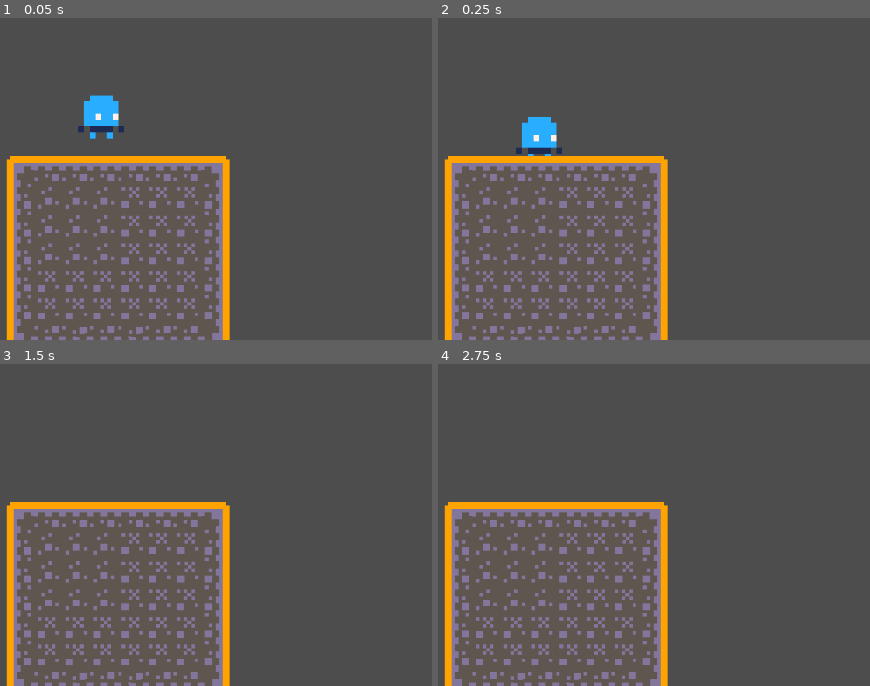
Above: before the commit, frames 1-4 (two rows, left to right).
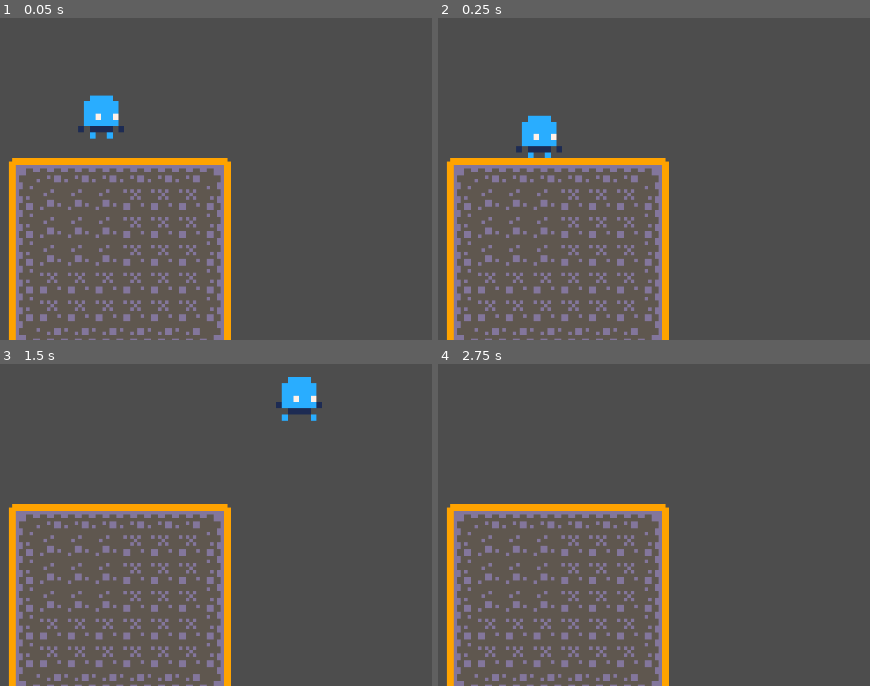
Above: after the commit, the same moments.

Repository: Luigi573/Platforming-Godot-Game
Game: Godot game, scene res://Level_1.tscn
Two runs of this game, one before a commit and one after it. Both use one fixed random seed, a clock stepped at 60 frames per second and the inputs below.
Inputs:
- Up to frame 1 (0.05 s): no input
- Up to frame 2 (0.25 s): no input
- Up to frame 3 (1.5 s): hold D (right) from 0.53 s (still down); tap Space (jump) at 0.77 s
- Up to frame 4 (2.75 s): tap Space (jump) at 1.52 s; release D (right) at 2.03 s; hold A (left) from 2.03 s (still down)

The runs differ from the first frame. In frame 1, 8.3% of the frame differs, in the area x 1-54%, y 42-100%; in frame 2, 8.5%; in frame 3, 9.3%, in the area x 1-75%, y 4-100%; in frame 4, 8.3%.

Commit message:
TileMap adjustments
Adjusted tiles to avoid overflow using spacing and appropriate sizes. Also added collisions

Diff:
--- a/Godot/Level_1.tscn
+++ b/Godot/Level_1.tscn
@@ -6,7 +6,7 @@
 [ext_resource type="Texture2D" uid="uid://cdn1sejh2781f" path="res://kenney_pico-8-platformer/Transparent/Tiles/tile_0107.png" id="5_2rfsm"]
 
 [sub_resource type="RectangleShape2D" id="RectangleShape2D_hd0i1"]
-size = Vector2(39.5, 50)
+size = Vector2(52, 59)
 
 [sub_resource type="Animation" id="Animation_epf4n"]
 resource_name = "Walking"
@@ -31,183 +31,303 @@
 
 [sub_resource type="TileSetAtlasSource" id="TileSetAtlasSource_6mrfj"]
 texture = ExtResource("4_io3sc")
-texture_region_size = Vector2i(9, 9)
-0:0/0 = 0
+separation = Vector2i(1, 1)
+texture_region_size = Vector2i(8, 8)
 1:0/0 = 0
+1:0/0/physics_layer_0/linear_velocity = Vector2(0, 0)
+1:0/0/physics_layer_0/angular_velocity = 0.0
+1:0/0/physics_layer_0/polygon_0/points = PackedVector2Array(-4, -4, 4, -4, 4, 4, -4, 4)
 2:0/0 = 0
+2:0/0/physics_layer_0/linear_velocity = Vector2(0, 0)
+2:0/0/physics_layer_0/angular_velocity = 0.0
+2:0/0/physics_layer_0/polygon_0/points = PackedVector2Array(-4, -4, 4, -4, 4, 4, -4, 4)
 3:0/0 = 0
+3:0/0/physics_layer_0/linear_velocity = Vector2(0, 0)
+3:0/0/physics_layer_0/angular_velocity = 0.0
+3:0/0/physics_layer_0/polygon_0/points = PackedVector2Array(-4, -4, 4, -4, 4, 4, -4, 4)
 4:0/0 = 0
+4:0/0/physics_layer_0/linear_velocity = Vector2(0, 0)
+4:0/0/physics_layer_0/angular_velocity = 0.0
+4:0/0/physics_layer_0/polygon_0/points = PackedVector2Array(-4, -4, 4, -4, 4, 4, -4, 4)
 5:0/0 = 0
+5:0/0/physics_layer_0/linear_velocity = Vector2(0, 0)
+5:0/0/physics_layer_0/angular_velocity = 0.0
+5:0/0/physics_layer_0/polygon_0/points = PackedVector2Array(-4, -4, 4, -4, 4, 4, -4, 4)
 6:0/0 = 0
+6:0/0/physics_layer_0/linear_velocity = Vector2(0, 0)
+6:0/0/physics_layer_0/angular_velocity = 0.0
 7:0/0 = 0
+7:0/0/physics_layer_0/linear_velocity = Vector2(0, 0)
+7:0/0/physics_layer_0/angular_velocity = 0.0
 0:1/0 = 0
+0:1/0/physics_layer_0/linear_velocity = Vector2(0, 0)
+0:1/0/physics_layer_0/angular_velocity = 0.0
 1:1/0 = 0
+1:1/0/physics_layer_0/linear_velocity = Vector2(0, 0)
+1:1/0/physics_layer_0/angular_velocity = 0.0
+1:1/0/physics_layer_0/polygon_0/points = PackedVector2Array(-4, -4, 4, -4, 4, 4, -4, 4)
 2:1/0 = 0
+2:1/0/physics_layer_0/linear_velocity = Vector2(0, 0)
+2:1/0/physics_layer_0/angular_velocity = 0.0
+2:1/0/physics_layer_0/polygon_0/points = PackedVector2Array(-4, -4, 4, -4, 4, 4, -4, 4)
 3:1/0 = 0
+3:1/0/physics_layer_0/linear_velocity = Vector2(0, 0)
+3:1/0/physics_layer_0/angular_velocity = 0.0
+3:1/0/physics_layer_0/polygon_0/points = PackedVector2Array(-4, -4, 4, -4, 4, 4, -4, 4)
 4:1/0 = 0
+4:1/0/physics_layer_0/linear_velocity = Vector2(0, 0)
+4:1/0/physics_layer_0/angular_velocity = 0.0
+4:1/0/physics_layer_0/polygon_0/points = PackedVector2Array(-4, -4, 4, -4, 4, 4, -4, 4)
 5:1/0 = 0
+5:1/0/physics_layer_0/linear_velocity = Vector2(0, 0)
+5:1/0/physics_layer_0/angular_velocity = 0.0
+5:1/0/physics_layer_0/polygon_0/points = PackedVector2Array(-4, -4, 4, -4, 4, 4, -4, 4)
 6:1/0 = 0
+6:1/0/physics_layer_0/linear_velocity = Vector2(0, 0)
+6:1/0/physics_layer_0/angular_velocity = 0.0
 7:1/0 = 0
+7:1/0/physics_layer_0/linear_velocity = Vector2(0, 0)
+7:1/0/physics_layer_0/angular_velocity = 0.0
 0:2/0 = 0
+0:2/0/physics_layer_0/linear_velocity = Vector2(0, 0)
+0:2/0/physics_layer_0/angular_velocity = 0.0
 1:2/0 = 0
+1:2/0/physics_layer_0/linear_velocity = Vector2(0, 0)
+1:2/0/physics_layer_0/angular_velocity = 0.0
+1:2/0/physics_layer_0/polygon_0/points = PackedVector2Array(-4, -4, 4, -4, 4, 4, -4, 4)
 2:2/0 = 0
+2:2/0/physics_layer_0/linear_velocity = Vector2(0, 0)
+2:2/0/physics_layer_0/angular_velocity = 0.0
+2:2/0/physics_layer_0/polygon_0/points = PackedVector2Array(-4, -4, 4, -4, 4, 4, -4, 4)
 3:2/0 = 0
+3:2/0/physics_layer_0/linear_velocity = Vector2(0, 0)
+3:2/0/physics_layer_0/angular_velocity = 0.0
+3:2/0/physics_layer_0/polygon_0/points = PackedVector2Array(-4, -4, 4, -4, 4, 4, -4, 4)
 4:2/0 = 0
+4:2/0/physics_layer_0/linear_velocity = Vector2(0, 0)
+4:2/0/physics_layer_0/angular_velocity = 0.0
+4:2/0/physics_layer_0/polygon_0/points = PackedVector2Array(-4, -4, 4, -4, 4, 4, -4, 4)
 5:2/0 = 0
+5:2/0/physics_layer_0/linear_velocity = Vector2(0, 0)
+5:2/0/physics_layer_0/angular_velocity = 0.0
+5:2/0/physics_layer_0/polygon_0/points = PackedVector2Array(-4, -4, 4, -4, 4, 4, -4, 4)
 6:2/0 = 0
+6:2/0/physics_layer_0/linear_velocity = Vector2(0, 0)
+6:2/0/physics_layer_0/angular_velocity = 0.0
 7:2/0 = 0
+7:2/0/physics_layer_0/linear_velocity = Vector2(0, 0)
+7:2/0/physics_layer_0/angular_velocity = 0.0
 0:3/0 = 0
+0:3/0/physics_layer_0/linear_velocity = Vector2(0, 0)
+0:3/0/physics_layer_0/angular_velocity = 0.0
 1:3/0 = 0
+1:3/0/physics_layer_0/linear_velocity = Vector2(0, 0)
+1:3/0/physics_layer_0/angular_velocity = 0.0
 2:3/0 = 0
+2:3/0/physics_layer_0/linear_velocity = Vector2(0, 0)
+2:3/0/physics_layer_0/angular_velocity = 0.0
+2:3/0/physics_layer_0/polygon_0/points = PackedVector2Array(-4, -4, 4, -4, 4, 4, -4, 4)
 3:3/0 = 0
+3:3/0/physics_layer_0/linear_velocity = Vector2(0, 0)
+3:3/0/physics_layer_0/angular_velocity = 0.0
+3:3/0/physics_layer_0/polygon_0/points = PackedVector2Array(-4, -4, 4, -4, 4, 4, -4, 4)
 4:3/0 = 0
+4:3/0/physics_layer_0/linear_velocity = Vector2(0, 0)
+4:3/0/physics_layer_0/angular_velocity = 0.0
+4:3/0/physics_layer_0/polygon_0/points = PackedVector2Array(-4, -4, 4, -4, 4, 4, -4, 4)
 5:3/0 = 0
+5:3/0/physics_layer_0/linear_velocity = Vector2(0, 0)
+5:3/0/physics_layer_0/angular_velocity = 0.0
+5:3/0/physics_layer_0/polygon_0/points = PackedVector2Array(-4, -4, 4, -4, 4, 4, -4, 4)
 6:3/0 = 0
+6:3/0/physics_layer_0/linear_velocity = Vector2(0, 0)
+6:3/0/physics_layer_0/angular_velocity = 0.0
 7:3/0 = 0
+7:3/0/physics_layer_0/linear_velocity = Vector2(0, 0)
+7:3/0/physics_layer_0/angular_velocity = 0.0
 0:4/0 = 0
+0:4/0/physics_layer_0/linear_velocity = Vector2(0, 0)
+0:4/0/physics_layer_0/angular_velocity = 0.0
 1:4/0 = 0
+1:4/0/physics_layer_0/linear_velocity = Vector2(0, 0)
+1:4/0/physics_layer_0/angular_velocity = 0.0
 2:4/0 = 0
+2:4/0/physics_layer_0/linear_velocity = Vector2(0, 0)
+2:4/0/physics_layer_0/angular_velocity = 0.0
+2:4/0/physics_layer_0/polygon_0/points = PackedVector2Array(-4, -4, 4, -4, 4, 4, -4, 4)
 3:4/0 = 0
+3:4/0/physics_layer_0/linear_velocity = Vector2(0, 0)
+3:4/0/physics_layer_0/angular_velocity = 0.0
+3:4/0/physics_layer_0/polygon_0/points = PackedVector2Array(-4, -4, 4, -4, 4, 4, -4, 4)
 4:4/0 = 0
+4:4/0/physics_layer_0/linear_velocity = Vector2(0, 0)
+4:4/0/physics_layer_0/angular_velocity = 0.0
+4:4/0/physics_layer_0/polygon_0/points = PackedVector2Array(-4, -4, 4, -4, 4, 4, -4, 4)
+9:4/0 = 0
+9:4/0/physics_layer_0/linear_velocity = Vector2(0, 0)
+9:4/0/physics_layer_0/angular_velocity = 0.0
+9:4/0/physics_layer_0/polygon_0/points = PackedVector2Array(-4, -4, 4, -4, 4, 4, -4, 4)
+10:4/0 = 0
+10:4/0/physics_layer_0/linear_velocity = Vector2(0, 0)
+10:4/0/physics_layer_0/angular_velocity = 0.0
+10:4/0/physics_layer_0/polygon_0/points = PackedVector2Array(-4, -4, 4, -4, 4, 4, -4, 4)
+10:5/0 = 0
+10:5/0/physics_layer_0/linear_velocity = Vector2(0, 0)
+10:5/0/physics_layer_0/angular_velocity = 0.0
+10:5/0/physics_layer_0/polygon_0/points = PackedVector2Array(-4, -4, 4, -4, 4, 4, -4, 4)
+11:5/0 = 0
+11:5/0/physics_layer_0/linear_velocity = Vector2(0, 0)
+11:5/0/physics_layer_0/angular_velocity = 0.0
+11:5/0/physics_layer_0/polygon_0/points = PackedVector2Array(-4, -4, 4, -4, 4, 4, -4, 4)
+8:0/0 = 0
+8:0/0/physics_layer_0/linear_velocity = Vector2(0, 0)
+8:0/0/physics_layer_0/angular_velocity = 0.0
+9:0/0 = 0
+9:0/0/physics_layer_0/linear_velocity = Vector2(0, 0)
+9:0/0/physics_layer_0/angular_velocity = 0.0
+9:0/0/physics_layer_0/polygon_0/points = PackedVector2Array(-4, -4, 4, -4, 4, 4, -4, 4)
+10:0/0 = 0
+10:0/0/physics_layer_0/linear_velocity = Vector2(0, 0)
+10:0/0/physics_layer_0/angular_velocity = 0.0
+10:0/0/physics_layer_0/polygon_0/points = PackedVector2Array(-4, -4, 4, -4, 4, 4, -4, 4)
+11:1/0 = 0
+11:1/0/physics_layer_0/linear_velocity = Vector2(0, 0)
+11:1/0/physics_layer_0/angular_velocity = 0.0
+11:1/0/physics_layer_0/polygon_0/points = PackedVector2Array(-4, -4, 4, -4, 4, 4, -4, 4)
+12:1/0 = 0
+12:1/0/physics_layer_0/linear_velocity = Vector2(0, 0)
+12:1/0/physics_layer_0/angular_velocity = 0.0
+12:1/0/physics_layer_0/polygon_0/points = PackedVector2Array(-4, -4, 4, -4, 4, 4, -4, 4)
+13:1/0 = 0
+13:1/0/physics_layer_0/linear_velocity = Vector2(0, 0)
+13:1/0/physics_layer_0/angular_velocity = 0.0
+13:1/0/physics_layer_0/polygon_0/points = PackedVector2Array(-4, -4, 4, -4, 4, 4, -4, 4)
+14:1/0 = 0
+14:1/0/physics_layer_0/linear_velocity = Vector2(0, 0)
+14:1/0/physics_layer_0/angular_velocity = 0.0
+14:1/0/physics_layer_0/polygon_0/points = PackedVector2Array(-4, -4, 4, -4, 4, 4, -4, 4)
+11:3/0 = 0
+11:3/0/physics_layer_0/linear_velocity = Vector2(0, 0)
+11:3/0/physics_layer_0/angular_velocity = 0.0
+11:3/0/physics_layer_0/polygon_0/points = PackedVector2Array(-4, -4, 4, -4, 4, 4, -4, 4)
+11:2/0 = 0
+11:2/0/physics_layer_0/linear_velocity = Vector2(0, 0)
+11:2/0/physics_layer_0/angular_velocity = 0.0
+11:2/0/physics_layer_0/polygon_0/points = PackedVector2Array(-4, -4, 4, -4, 4, 4, -4, 4)
+13:0/0 = 0
+13:0/0/physics_layer_0/linear_velocity = Vector2(0, 0)
+13:0/0/physics_layer_0/angular_velocity = 0.0
+13:0/0/physics_layer_0/polygon_0/points = PackedVector2Array(-4, 4, 4, 4, 4, -4, 2.9375, -4, -4, 2.875)
+14:0/0 = 0
+14:0/0/physics_layer_0/linear_velocity = Vector2(0, 0)
+14:0/0/physics_layer_0/angular_velocity = 0.0
+14:0/0/physics_layer_0/polygon_0/points = PackedVector2Array(-4, -4, -4, 4, 4, 4, 4, 2.625, -3.125, -4)
+12:0/0 = 0
+12:0/0/physics_layer_0/linear_velocity = Vector2(0, 0)
+12:0/0/physics_layer_0/angular_velocity = 0.0
+12:0/0/physics_layer_0/polygon_0/points = PackedVector2Array(-4, -4, 4, -4, 4, 4, -4, 4)
+11:0/0 = 0
+11:0/0/physics_layer_0/linear_velocity = Vector2(0, 0)
+11:0/0/physics_layer_0/angular_velocity = 0.0
+11:0/0/physics_layer_0/polygon_0/points = PackedVector2Array(-4, -4, 4, -4, 4, 4, -4, 4)
+9:1/0 = 0
+9:1/0/physics_layer_0/linear_velocity = Vector2(0, 0)
+9:1/0/physics_layer_0/angular_velocity = 0.0
+10:1/0 = 0
+10:1/0/physics_layer_0/linear_velocity = Vector2(0, 0)
+10:1/0/physics_layer_0/angular_velocity = 0.0
+10:1/0/physics_layer_0/polygon_0/points = PackedVector2Array(-4, -4, 4, -4, 4, 4, -4, 4)
+8:1/0 = 0
+8:1/0/physics_layer_0/linear_velocity = Vector2(0, 0)
+8:1/0/physics_layer_0/angular_velocity = 0.0
+14:2/0 = 0
+14:2/0/physics_layer_0/linear_velocity = Vector2(0, 0)
+14:2/0/physics_layer_0/angular_velocity = 0.0
+14:2/0/physics_layer_0/polygon_0/points = PackedVector2Array(-4, -4, 4, -4, 4, 4, -4, 4)
+13:2/0 = 0
+13:2/0/physics_layer_0/linear_velocity = Vector2(0, 0)
+13:2/0/physics_layer_0/angular_velocity = 0.0
+13:2/0/physics_layer_0/polygon_0/points = PackedVector2Array(-4, -4, 4, -4, 4, 4, -4, 4)
+12:2/0 = 0
+12:2/0/physics_layer_0/linear_velocity = Vector2(0, 0)
+12:2/0/physics_layer_0/angular_velocity = 0.0
+12:2/0/physics_layer_0/polygon_0/points = PackedVector2Array(-4, -4, 4, -4, 4, 4, -4, 4)
+10:3/0 = 0
+10:3/0/physics_layer_0/linear_velocity = Vector2(0, 0)
+10:3/0/physics_layer_0/angular_velocity = 0.0
+10:3/0/physics_layer_0/polygon_0/points = PackedVector2Array(-4, -4, 4, -4, 4, 4, -4, 4)
+8:4/0 = 0
+8:4/0/physics_layer_0/linear_velocity = Vector2(0, 0)
+8:4/0/physics_layer_0/angular_velocity = 0.0
+8:3/0 = 0
+8:3/0/physics_layer_0/linear_velocity = Vector2(0, 0)
+8:3/0/physics_layer_0/angular_velocity = 0.0
+9:3/0 = 0
+9:3/0/physics_layer_0/linear_velocity = Vector2(0, 0)
+9:3/0/physics_layer_0/angular_velocity = 0.0
+9:3/0/physics_layer_0/polygon_0/points = PackedVector2Array(-4, -4, 4, -4, 4, 4, -4, 4)
+10:2/0 = 0
+10:2/0/physics_layer_0/linear_velocity = Vector2(0, 0)
+10:2/0/physics_layer_0/angular_velocity = 0.0
+10:2/0/physics_layer_0/polygon_0/points = PackedVector2Array(-4, -4, 4, -4, 4, 4, -4, 4)
+9:2/0 = 0
+9:2/0/physics_layer_0/linear_velocity = Vector2(0, 0)
+9:2/0/physics_layer_0/angular_velocity = 0.0
+9:2/0/physics_layer_0/polygon_0/points = PackedVector2Array(-4, -4, 4, -4, 4, 4, -4, 4)
+8:2/0 = 0
+8:2/0/physics_layer_0/linear_velocity = Vector2(0, 0)
+8:2/0/physics_layer_0/angular_velocity = 0.0
+11:4/0 = 0
+11:4/0/physics_layer_0/linear_velocity = Vector2(0, 0)
+11:4/0/physics_layer_0/angular_velocity = 0.0
+11:4/0/physics_layer_0/polygon_0/points = PackedVector2Array(-4, -4, 4, -4, 4, 4, -4, 4)
+14:3/0 = 0
+14:3/0/physics_layer_0/linear_velocity = Vector2(0, 0)
+14:3/0/physics_layer_0/angular_velocity = 0.0
+14:3/0/physics_layer_0/polygon_0/points = PackedVector2Array(-3.125, 4, 4, -2.875, 4, -4, -4, -4, -4, 4)
+9:5/0 = 0
+9:5/0/physics_layer_0/linear_velocity = Vector2(0, 0)
+9:5/0/physics_layer_0/angular_velocity = 0.0
+9:5/0/physics_layer_0/polygon_0/points = PackedVector2Array(-4, -4, 4, -4, 4, 4, -4, 4)
+0:5/0 = 0
+0:5/0/physics_layer_0/linear_velocity = Vector2(0, 0)
+0:5/0/physics_layer_0/angular_velocity = 0.0
+1:5/0 = 0
+1:5/0/physics_layer_0/linear_velocity = Vector2(0, 0)
+1:5/0/physics_layer_0/angular_velocity = 0.0
+2:5/0 = 0
+2:5/0/physics_layer_0/linear_velocity = Vector2(0, 0)
+2:5/0/physics_layer_0/angular_velocity = 0.0
+2:5/0/physics_layer_0/polygon_0/points = PackedVector2Array(-4, -4, 4, -4, 4, 4, -4, 4)
+3:5/0 = 0
+3:5/0/physics_layer_0/linear_velocity = Vector2(0, 0)
+3:5/0/physics_layer_0/angular_velocity = 0.0
+3:5/0/physics_layer_0/polygon_0/points = PackedVector2Array(-4, -4, 4, -4, 4, 4, -4, 4)
+4:5/0 = 0
+4:5/0/physics_layer_0/linear_velocity = Vector2(0, 0)
+4:5/0/physics_layer_0/angular_velocity = 0.0
+4:5/0/physics_layer_0/polygon_0/points = PackedVector2Array(-4, -4, 4, -4, 4, 4, -4, 4)
+6:5/0 = 0
+6:5/0/physics_layer_0/linear_velocity = Vector2(0, 0)
+6:5/0/physics_layer_0/angular_velocity = 0.0
+13:3/0 = 0
+13:3/0/physics_layer_0/linear_velocity = Vector2(0, 0)
+13:3/0/physics_layer_0/angular_velocity = 0.0
+13:3/0/physics_layer_0/polygon_0/points = PackedVector2Array(-4, -3.125, 3, 4, 4, 4, 4, -4, -4, -4)
+12:3/0 = 0
+12:3/0/physics_layer_0/linear_velocity = Vector2(0, 0)
+12:3/0/physics_layer_0/angular_velocity = 0.0
+12:3/0/physics_layer_0/polygon_0/points = PackedVector2Array(-4, -4, 4, -4, 4, 4, -4, 4)
 5:4/0 = 0
-6:4/0 = 0
-7:4/0 = 0
-9:4/0 = 0
-10:4/0 = 0
-10:5/0 = 0
-11:5/0 = 0
-11:6/0 = 0
-12:6/0 = 0
-12:7/0 = 0
-13:7/0 = 0
-14:7/0 = 0
-14:8/0 = 0
-15:8/0 = 0
-15:9/0 = 0
-8:0/0 = 0
-9:0/0 = 0
-10:0/0 = 0
-11:1/0 = 0
-12:1/0 = 0
-13:1/0 = 0
-14:1/0 = 0
-15:1/0 = 0
-15:2/0 = 0
-15:3/0 = 0
-15:4/0 = 0
-15:5/0 = 0
-15:6/0 = 0
-14:6/0 = 0
-13:6/0 = 0
-13:5/0 = 0
-12:5/0 = 0
-12:4/0 = 0
-11:3/0 = 0
-11:2/0 = 0
-13:0/0 = 0
-14:0/0 = 0
-15:0/0 = 0
-12:0/0 = 0
-11:0/0 = 0
-9:1/0 = 0
-10:1/0 = 0
-8:1/0 = 0
-14:2/0 = 0
-13:2/0 = 0
-12:2/0 = 0
-10:3/0 = 0
-8:4/0 = 0
-8:3/0 = 0
-9:3/0 = 0
-10:2/0 = 0
-9:2/0 = 0
-8:2/0 = 0
-11:4/0 = 0
-13:4/0 = 0
-14:3/0 = 0
-0:10/0 = 0
-9:5/0 = 0
-7:7/0 = 0
-0:6/0 = 0
-0:7/0 = 0
-0:8/0 = 0
-0:9/0 = 0
-1:6/0 = 0
-1:7/0 = 0
-1:8/0 = 0
-1:9/0 = 0
-1:10/0 = 0
-2:6/0 = 0
-2:7/0 = 0
-2:8/0 = 0
-2:9/0 = 0
-2:10/0 = 0
-3:6/0 = 0
-3:7/0 = 0
-3:8/0 = 0
-3:9/0 = 0
-3:10/0 = 0
-4:6/0 = 0
-4:7/0 = 0
-4:8/0 = 0
-4:9/0 = 0
-4:10/0 = 0
-5:6/0 = 0
-5:7/0 = 0
-5:8/0 = 0
-5:9/0 = 0
-5:10/0 = 0
-6:6/0 = 0
-6:7/0 = 0
-6:8/0 = 0
-6:9/0 = 0
-6:10/0 = 0
-7:6/0 = 0
-7:8/0 = 0
-7:9/0 = 0
-7:10/0 = 0
-8:6/0 = 0
-8:7/0 = 0
-8:8/0 = 0
-8:9/0 = 0
-8:10/0 = 0
-9:6/0 = 0
-9:7/0 = 0
-9:8/0 = 0
-9:9/0 = 0
-9:10/0 = 0
-10:6/0 = 0
-10:7/0 = 0
-10:8/0 = 0
-10:9/0 = 0
-10:10/0 = 0
-11:7/0 = 0
-11:8/0 = 0
-11:9/0 = 0
-11:10/0 = 0
-12:8/0 = 0
-12:9/0 = 0
-12:10/0 = 0
-13:8/0 = 0
-13:9/0 = 0
-13:10/0 = 0
-14:9/0 = 0
-14:10/0 = 0
-15:7/0 = 0
-15:10/0 = 0
-0:5/0 = 0
-1:5/0 = 0
-2:5/0 = 0
-3:5/0 = 0
-4:5/0 = 0
+5:4/0/physics_layer_0/linear_velocity = Vector2(0, 0)
+5:4/0/physics_layer_0/angular_velocity = 0.0
 5:5/0 = 0
-6:5/0 = 0
-7:5/0 = 0
-8:5/0 = 0
-13:3/0 = 0
+5:5/0/physics_layer_0/linear_velocity = Vector2(0, 0)
+5:5/0/physics_layer_0/angular_velocity = 0.0
 
 [sub_resource type="TileSet" id="TileSet_xbs8a"]
 tile_size = Vector2i(8, 8)
+physics_layer_0/collision_layer = 1
 sources/0 = SubResource("TileSetAtlasSource_6mrfj")
 
 [node name="Node2D" type="Node2D"]
@@ -222,7 +342,7 @@
 texture = ExtResource("4_8vii4")
 
 [node name="CollisionShape2D" type="CollisionShape2D" parent="Player"]
-position = Vector2(-27, -25)
+position = Vector2(-27, -20.5)
 shape = SubResource("RectangleShape2D_hd0i1")
 
 [node name="AnimationPlayer" type="AnimationPlayer" parent="Player"]
--- a/Godot/Player.tscn
+++ b/Godot/Player.tscn
@@ -28,6 +28,9 @@
 "Walking": SubResource("Animation_epf4n")
 }
 
+[sub_resource type="RectangleShape2D" id="RectangleShape2D_vbgtg"]
+size = Vector2(40, 50)
+
 [node name="Player" type="CharacterBody2D"]
 script = ExtResource("1_ij8k0")
 
@@ -44,3 +47,9 @@
 libraries = {
 "": SubResource("AnimationLibrary_qk8um")
 }
+
+[node name="Area2D" type="Area2D" parent="."]
+
+[node name="CollisionShape2D" type="CollisionShape2D" parent="Area2D"]
+position = Vector2(-27, -25)
+shape = SubResource("RectangleShape2D_vbgtg")
Not shown: 1 places in Godot/Player.tscn that only renumber resources
